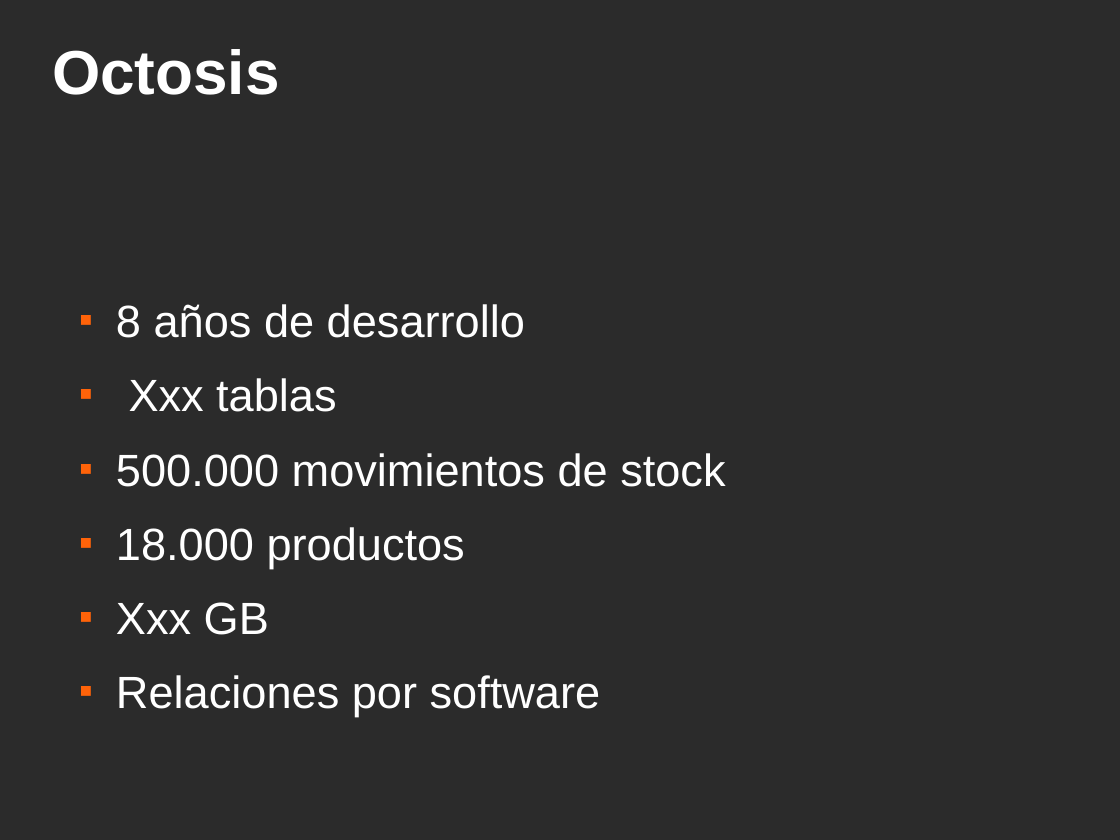
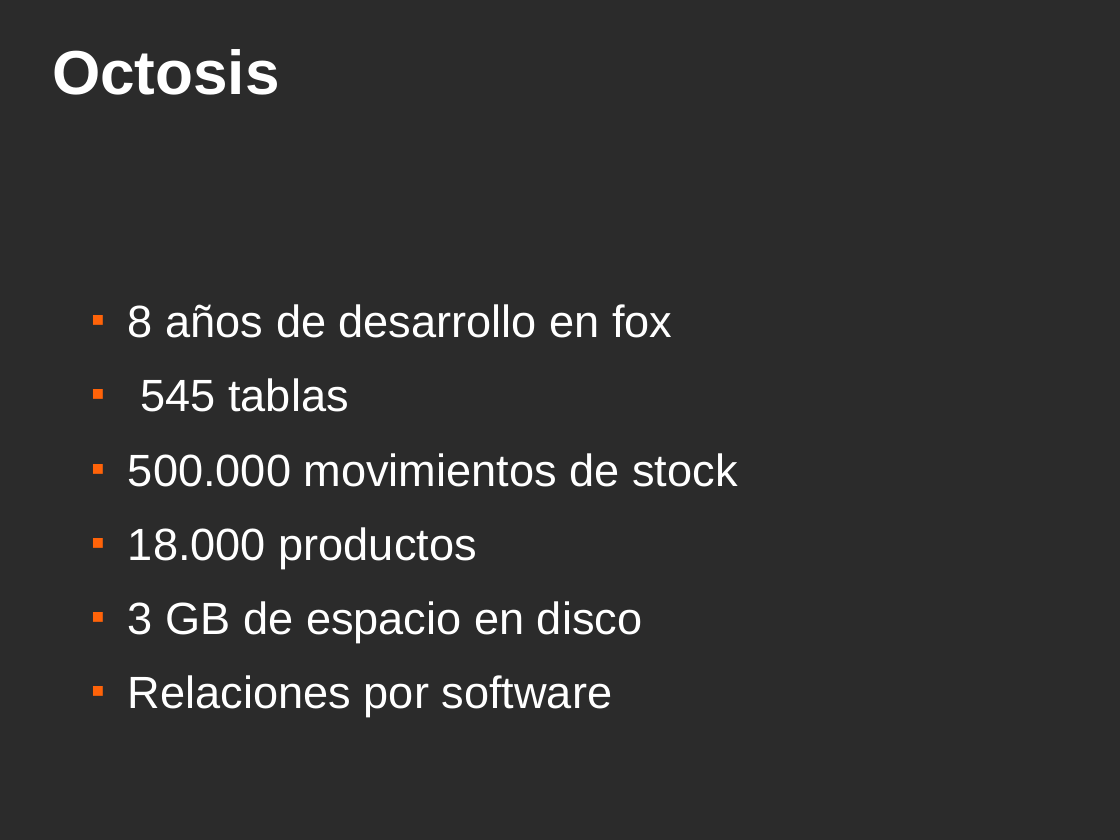
Before and after one commit to ervin45/proyectofinal, a slide deck: slide 17 of doc/material_para_la_catedra/presentacion_final/presentacion_final.odp. Drawn at 1120x840 pixels with LibreOffice and Linux fonts; fonts in the diff are those of the drawing; background and template pictures are left out; a plain dark background stands for a picture behind light text. Boxes give left, top, right and bottom in pixels: in the first picture for what was removed or moved away, otherwise in the second. Text is boxed around its words. In the diff, an @@ line names an element or a change of style, - is before the commit and + after.

```diff
--- a/doc/material_para_la_catedra/presentacion_final/presentacion_final.odp
+++ b/doc/material_para_la_catedra/presentacion_final/presentacion_final.odp
@@ text "8 años de desarrollo en ..." moved from (x1=116, y1=304, x2=725, y2=717) to (x1=128, y1=304, x2=737, y2=717) @@
@@ text at (x1=128, y1=304, x2=672, y2=412): text changed @@
-■ 8 años de desarrollo
-■ Xxx tablas
+■ 8 años de desarrollo en fox
+■ 545 tablas
@@ text at (x1=128, y1=601, x2=642, y2=643): text changed @@
-■ Xxx GB
+■ 3 GB de espacio en disco
```
Also in this commit, not shown: 10 other slides changed.
